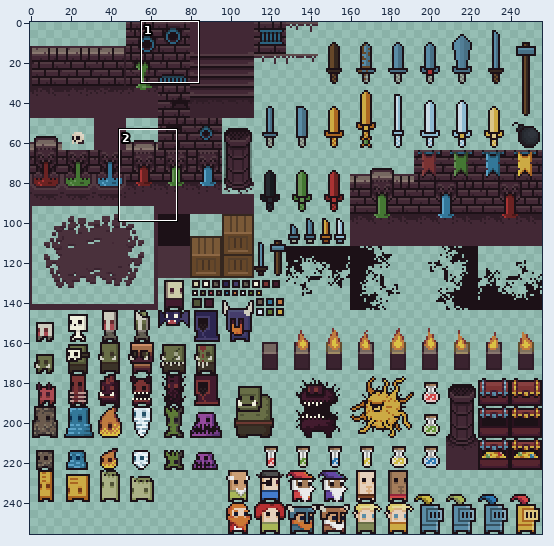
File history of a sprite sheet, ressources/16x16DungeonTileset.v4.png. Above: a wide view before the commit, with the close-up outlined.
Close-up. First the earlier version:
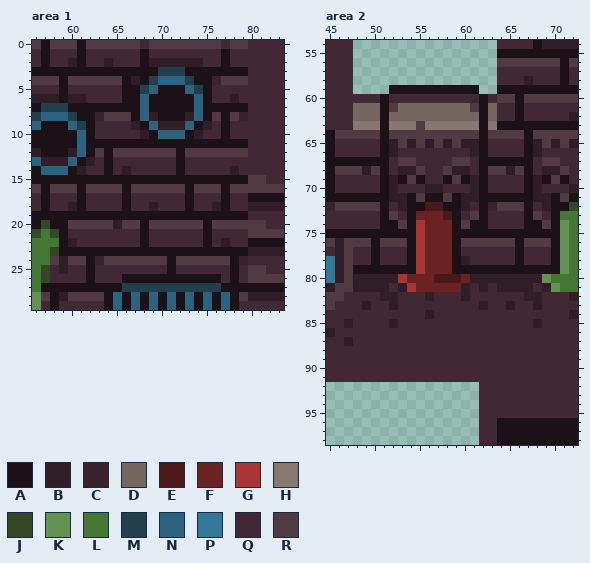
The file is 256x256 pixels. Pixels under 10% opacity are left out. Colours within 5 levels of each other are drawn and written as one. Shown: area 1: x 56..83, y 0..29; area 2: x 45..72, y 54..98.
Palette (. is transparent): A #1c1117  B #301d27  C #3a232f  D #756760  E #4a1818  F #6b2222  G #aa3333  H #88776f  J #344727  K #649154  L #447733  M #223f4d  N #2b6380  P #337799  Q #422835  R #523a42
Pixels before, area 1, first column x 56:
 0 RARRRARRRRRRQRRRRRRRRQRRQQQQ
 1 QAQQQAQQQQQQAQQQQQQQQAQQQQQQ
 2 QAQQBAQQBQQQABBBBBBQQAQQQQQQ
 3 AAAAAAAAAAAAAAMMMAAAAAAAQQQQ
 4 RRRARRRRRRABAMNNNMAACRRRQQQQ
 5 QQQAQQQQQQAAMNAAANMAQQQQQQQQ
 6 BBBABBQQQQAANAAAAANAQQBQQQQQ
 7 AMMMAAAAAAAANAAAAANAAAAAQQQQ
 8 MNNNMAACRRRANBAAABNARARCQQQQ
 9 NAAANMAQQQQBANBBBNABQAQQQQQQ
10 AAAAANAQQQQQBANNNABQQAQQQQQQ
11 AAAAANAAAAAAAAAAAAAAAAAAQQQQ
12 BAAABNARARRRRRRRARRRRRRRQQQQ
13 NBBBNABQAQQQQQQQAQQQQQQQQQQQ
14 ANNNABQQAQBQQQQQAQQQQQBQQQQQ
15 AAAAAAAAAAAAAAAAAAAAAAAARRQQ
16 RARRRARRRRARRRRRRARRRARRRRRR
17 QAQQQAQQQQAQQQQQQAQQQAQQAAAA
18 QAQQBAQQQQAQQBQQQAQQBAQQBBBB
19 AAAAAAAAAAAAAAAAAAAAAAAAQQQQ
20 AJAARRRRRBRRARRRRRRARRRRRRQQ
21 JLJAQQQQQQQQAQQQQQQAQQQQRRRR
22 LLLABQQQQQQQAQQQQQQAQBQQAAAA
23 LLJAAAAAAAAAAAAAAAAAAAAABBBB
24 LLRBRRACRRRRRRRARRRRRRACQQQQ
25 LJQBQQAQQQQQQQQAQQQQQQAQRRQQ
26 LJQQQQAQQQAAAAAAAAAAAQAQRRRR
27 LAAAAAAAAAMMMMMMMMMMMAAAAAAA
28 KRABRRRRANANANANANANANARBBBB
29 KQAQQQQQANANANANANANANAQQQQQ
Pixels before, area 2, first column x 45:
54 QQQ................QQQQABBBB
55 QQQ................AAAAAAAAA
56 QQQ................RRRRRRRAR
57 QQQ................QQQQQQQAQ
58 QQQ................QQQBQQQAQ
59 QQQ....AAAAAAAAAA..AAAAAAAAA
60 QQQQQQAQQQQQQQQQQAQRRARRRRRR
61 QQQDDDARDDDDDDDDRADQQAQQQQQQ
62 QQQDDDADDDDDDDDDDADQQAQQQQQB
63 QQQHHHAHHHRHHHHHHAHAAAAAAAAA
64 ARRRRRARRRRRRRRRRARRRRARRRRR
65 AQQQQQABRBRBRBRBBAQQQQABRBRB
66 AQQQQQABQQQQQQQQBAQQQQABQQQQ
67 AAAAAAAQRRQQQQRRQAAAAAAQRRQQ
68 ARRRBRAQBBRQQRBBQARRBRAQBBRQ
69 AQQQQQABARAQQARABAQQQQABARAQ
70 AQQQQQABQQQBBQQQBAQQQQABQQQB
71 AAAAAAABBARAARABBAAAAAABBARA
72 CRRRRRAQBAAEEAABQACRRRAQBAAJ
73 QQQQQQARQAFFFEAQRAQQQQARQALL
74 QQQQQQAARAGFFFARAAQQQQAARAKL
75 AAAAAAAAAAGFFFAAAAAAAAAAAAKL
76 RBRRRARRRAGFFFARRRRRRARRRAKL
77 QBRQQAQQQAGFFFAQQQQQQAQQQAKL
78 PBRQQAQQQAGFFFABQQQQQAQQQAKL
79 PBRAAAAAAAGFFFAAAAAAAAAAAAKL
80 PBRBBBBBGFFFEEEFBBBBBBBBKLLL
81 BRRBBBBQBGFFFFFBQBQBBBBQBKLL
82 RRQQQQBBQQQBQQQBQQQQQQBBQQQB
83 RQQQBQQBQQQQQQQQQBQQBQQBQQQQ
84 QQQQQQQQQQQBQQQQQQQQQQQQQQQB
85 QQBQQQQBQQQQQQQQQQQQQQQBQQQQ
86 BQQQQQQQQQQQQQQQQQQQQQQQQQQQ
87 QQBQQQQQQQQQQQQQQQQQQQQQQQQQ
88 QQQQQQQQQQQQQQQQQQQQQQQQQQQQ
89 QQQQQQQQQQQQQQQQQQQQQQQQQQQQ
90 QQQQQQQQQQQQQQQQQQQQQQQQQQQQ
91 QQQQQQQQQQQQQQQQQQQQQQQQQQQQ
92 .................QQQQQQQQQQQ
93 .................QQQQQQQQQQQ
94 .................QQQQQQQQQQQ
95 .................QQQQQQQQQQQ
96 .................QQAAAAAAAAA
97 .................QQAAAAAAAAA
98 .................QQAAAAAAAAA
Once edited:
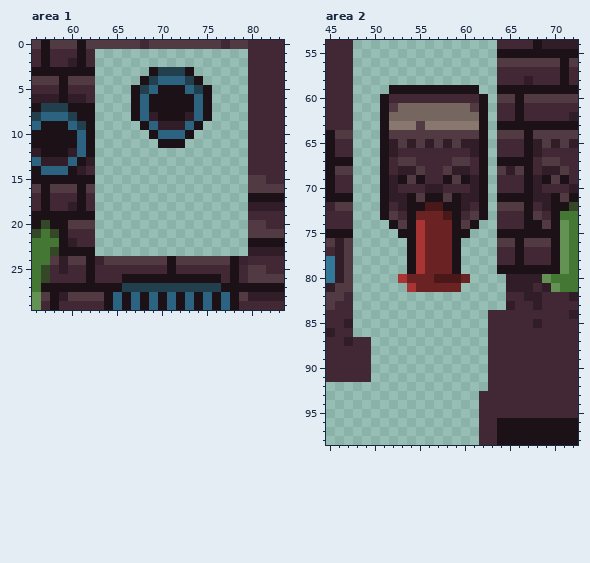
Difference:
Area 1:
y 1: x 63..79 QQQQQAQQQQQQQQAQQ -> .................
y 2: x 63..79 QBQQQABBBBBBQQAQQ -> .................
y 3: x 63..68 AAAAAA -> ......; x 74..79 AAAAAA -> ......
y 4: x 63..67 RRRAB -> .....; x 75..79 ACRRR -> .....
y 5: x 63..66 QQQA -> ....; x 76..79 QQQQ -> ....
y 6: x 63..66 QQQA -> ....; x 76..79 QQBQ -> ....
y 7: x 63..66 AAAA -> ....; x 76..79 AAAA -> ....
y 8: x 63..66 CRRR -> ....; x 76..79 RARC -> ....
y 9: x 63..67 QQQQB -> .....; x 75..79 BQAQQ -> .....
y 10: x 63..68 QQQQQB -> ......; x 74..79 BQQAQQ -> ......
y 11: x 63..69 AAAAAAA -> .......; x 73..79 AAAAAAA -> .......
y 12: x 63..79 RARRRRRRRARRRRRRR -> .................
y 13: x 63..79 QAQQQQQQQAQQQQQQQ -> .................
y 14: x 63..79 QAQBQQQQQAQQQQQBQ -> .................
y 15: x 63..79 AAAAAAAAAAAAAAAAA -> .................
y 16: x 63..79 RRRARRRRRRARRRARR -> .................
y 17: x 63..79 QQQAQQQQQQAQQQAQQ -> .................
y 18: x 63..79 QQQAQQBQQQAQQBAQQ -> .................
y 19: x 63..79 AAAAAAAAAAAAAAAAA -> .................
y 20: x 63..79 RRBRRARRRRRRARRRR -> .................
y 21: x 63..79 QQQQQAQQQQQQAQQQQ -> .................
y 22: x 63..79 QQQQQAQQQQQQAQBQQ -> .................
y 23: x 63..79 AAAAAAAAAAAAAAAAA -> .................
Area 2:
y 60: x 48..50 QQQ -> ...; x 63 Q -> .
y 61..62: x 48..50 DDD -> ...; x 63 D -> .
y 63: x 48..50 HHH -> ...; x 63 H -> .
y 64: x 48..50 RRR -> ...; x 63 R -> .
y 65..66: x 48..50 QQQ -> ...; x 63 Q -> .
y 67: x 48..50 AAA -> ...; x 63 A -> .
y 68: x 48..50 RBR -> ...; x 63 R -> .
y 69..70: x 48..50 QQQ -> ...; x 63 Q -> .
y 71: x 48..50 AAA -> ...; x 63 A -> .
y 72: x 48..50 RRR -> ...; x 63 C -> .
y 73: x 48..50 QQQ -> ...; x 63 Q -> .
y 74: x 48..51 QQQA -> ....; x 62..63 AQ -> ..
y 75: x 48..52 AAAAA -> .....; x 61..63 AAA -> ...
y 76: x 48..53 RRARRR -> ......; x 60..63 RRRR -> ....
y 77: x 48..53 QQAQQQ -> ......; x 60..63 QQQQ -> ....
y 78: x 48..53 QQAQQQ -> ......; x 60..63 BQQQ -> ....
y 79: x 48..53 AAAAAA -> ......; x 60..63 AAAA -> ....
y 80: x 48..52 BBBBB -> .....; x 61..64 BBBB -> ....
y 81: x 48..53 BBBBQB -> ......; x 60..64 BQBQB -> .....
y 82: x 48..64 QQQBBQQQBQQQBQQQQ -> .................
y 83: x 48..64 QBQQBQQQQQQQQQBQQ -> .................
y 84: x 48..62 QQQQQQQQBQQQQQQ -> ...............
y 85: x 48..62 QQQQBQQQQQQQQQQ -> ...............
y 86: x 48..62 QQQQQQQQQQQQQQQ -> ...............
y 87..91: x 50..62 QQQQQQQQQQQQQ -> .............
y 92: x 62 Q -> .
Where, in picture pixels (left, top, right, bottom), the same in both close-ups:
erased: (95, 49, 248, 256)
erased: (353, 94, 506, 391)
